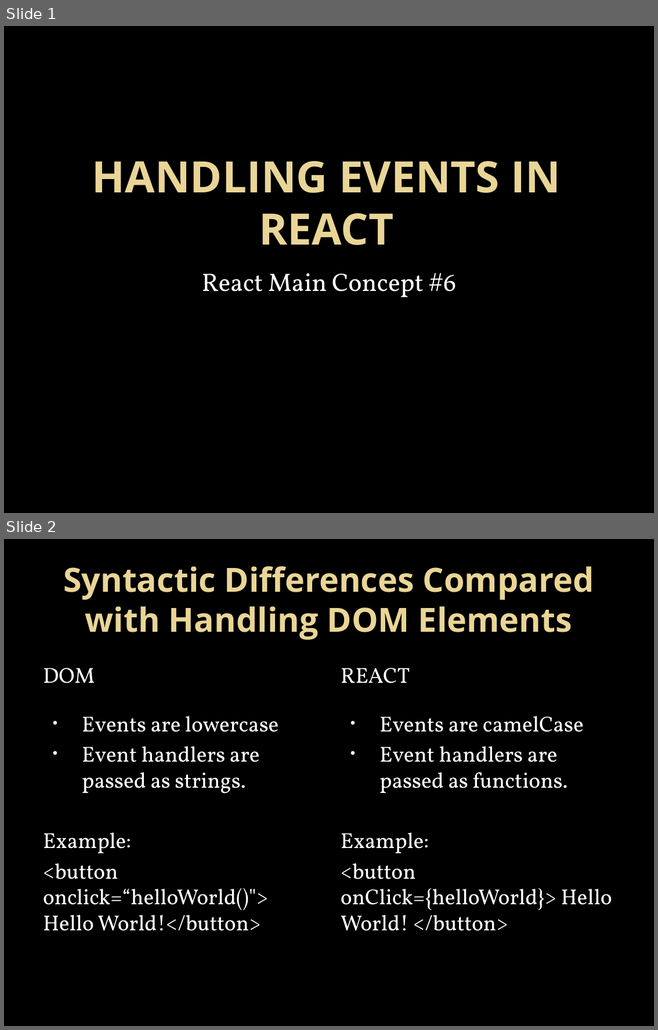
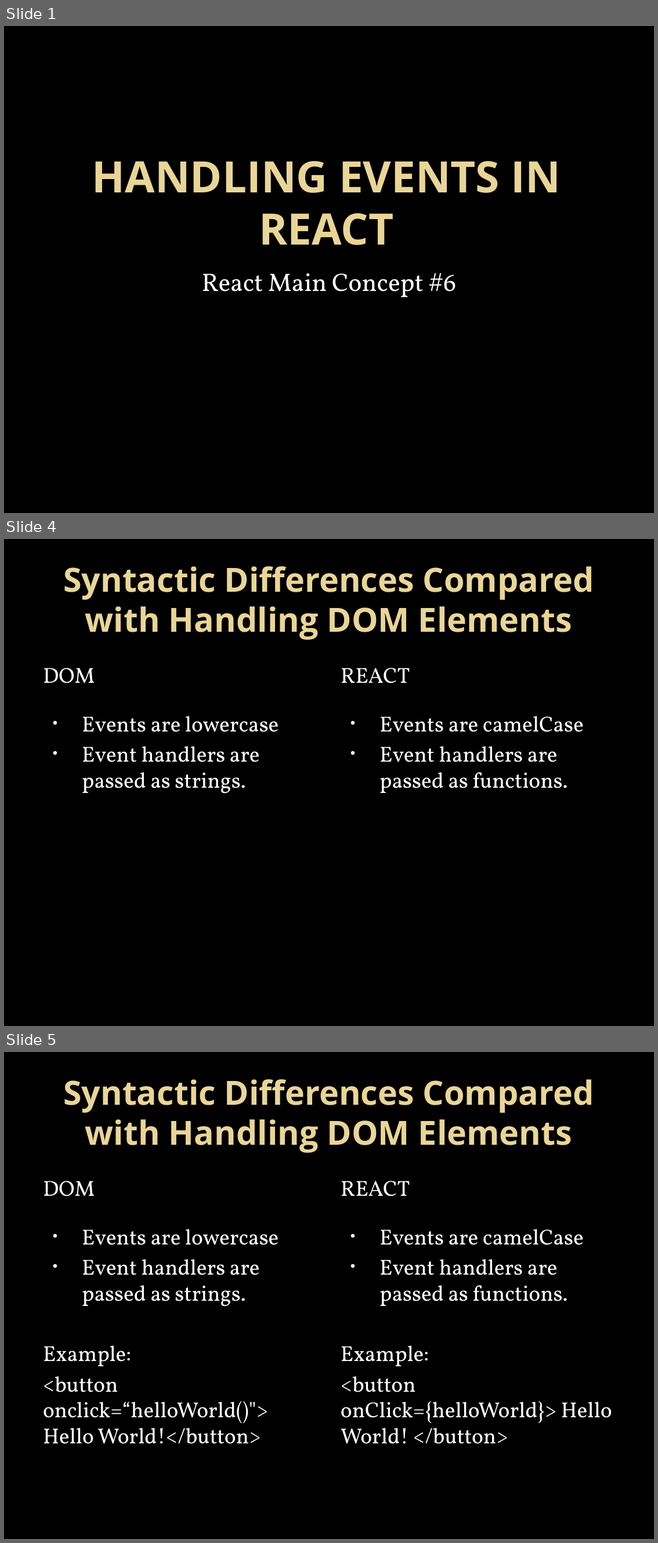
Before and after one commit to nhopfe/cohort3, a slide deck: Handling Events in React.pptx. Shown one above the other, each under a label of ours: slides 1 and 2 before the commit, slides 1, 4 and 5 after it; the slides between them are not shown. The pictures are 658x1030 and 658x1543 pixels, drawn with LibreOffice and Linux fonts; fonts in the diff are those of the drawing; background and template pictures are left out. Boxes give left, top, right and bottom in pixels: in the first picture for what was removed or moved away, otherwise in the second. Text is boxed around its words. In the diff, an @@ line names an element or a change of style, - is before the commit and + after.

Commit message:
up to 10 slides for Handling Events presentation

```diff
--- a/Handling Events in React.pptx
+++ b/Handling Events in React.pptx
@@ slide 4 added at [4, 539, 654, 1026], background picture (left out) @@
@@ title added at [63, 566, 594, 640], 36.9 pt, text gradient #EAD696 to #E7D081, bold @@
+Syntactic Differences Compared with Handling DOM Elements
@@ text added at [43, 668, 94, 683], 24 pt, text #FFFFFF @@
+DOM
@@ text added at [340, 668, 409, 683], 24 pt, text #FFFFFF @@
+REACT
@@ text added at [82, 716, 278, 794], 24 pt, text #FFFFFF @@
+• Events are lowercase
+• Event handlers are passed as strings.
@@ text added at [379, 716, 583, 793], 24 pt, text #FFFFFF @@
+• Events are camelCase
+• Event handlers are passed as functions.
@@ what was slide 2 is now slide 5 @@
```
Also in this commit, not shown: 1 slide changed, 5 other slides added, 2 slides removed, 2 other files.
